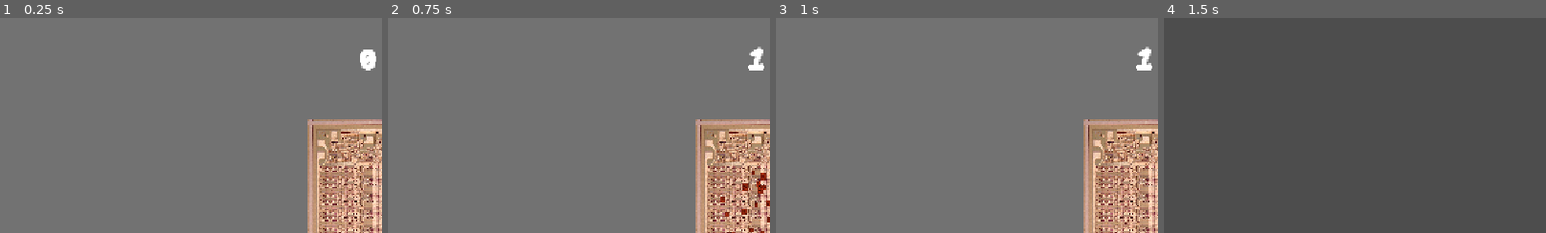
Above: before the commit, frames 1-4 (left to right).
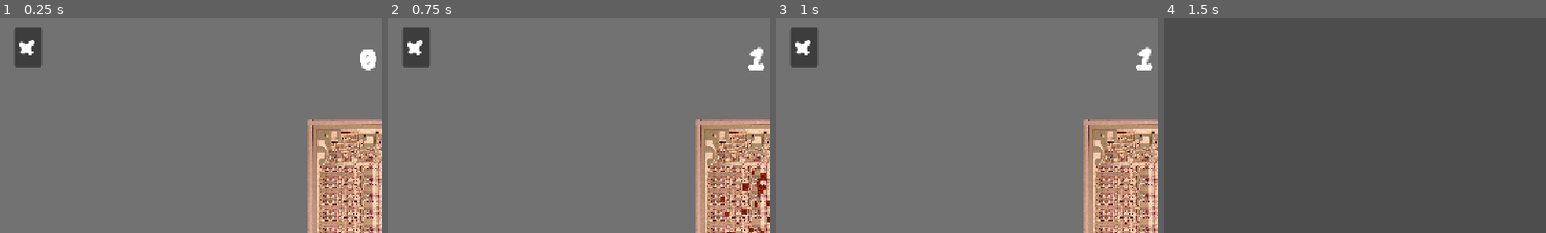
Above: after the commit, the same moments.

Repository: wuffgame/RAM-Clicker
Game: Godot game, scene res://sceny/main.tscn
Same seed, same stepped clock (60 frames per second), same inputs: the game is played once before the commit and once after it. This scene is started directly instead of the project's main scene.
Inputs (mouse positions are % of the whole screen's width and height, from its top left):
- Up to frame 1 (0.25 s): no input
- Up to frame 2 (0.75 s): click (50, 50) at 0.5 s
- Up to frame 3 (1 s): no input
- Up to frame 4 (1.5 s): click "Shop" at 1.25 s
The pictures show only the part of the screen within x 0-50%, y 0-50%; the shares and areas given below are measured in that part.

The runs differ from the first frame. In frame 1, 1.2% of the frame differs, in the area x 4-11%, y 4-24%; in frame 2, 1.2%; in frame 3, 1.2%; in frame 4, nothing differs.

Commit message:
Added X button

Diff:
--- a/ram-clicker/sceny/main.tscn
+++ b/ram-clicker/sceny/main.tscn
@@ -127,5 +127,21 @@
 text = "Shop"
 label_settings = SubResource("LabelSettings_mh27j")
 
+[node name="Back" type="Button" parent="." unique_id=1005817605]
+offset_left = -554.0
+offset_top = -310.0
+offset_right = -513.0
+offset_bottom = -250.0
+
+[node name="Label" type="Label" parent="Back" unique_id=696038052]
+layout_mode = 0
+offset_left = 1.0
+offset_right = 41.0
+offset_bottom = 60.0
+text = "X"
+label_settings = SubResource("LabelSettings_mh27j")
+horizontal_alignment = 1
+vertical_alignment = 1
+
 [connection signal="pressed" from="RAM" to="RAM" method="_on_pressed"]
 [connection signal="pressed" from="Shop Button" to="Shop Button" method="_on_pressed"]
